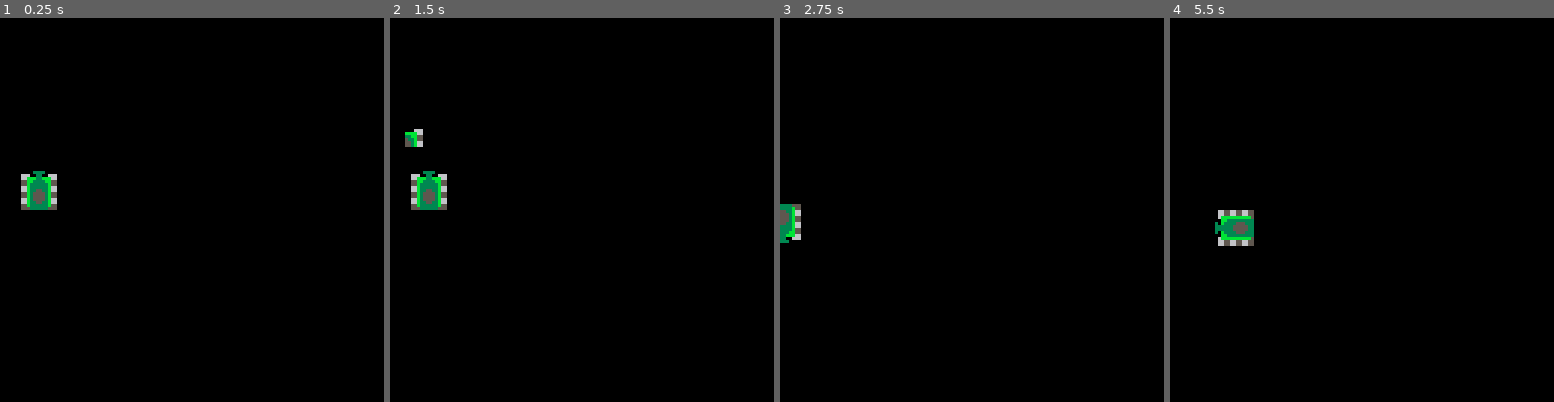
Above: before the commit, frames 1-4 (left to right).
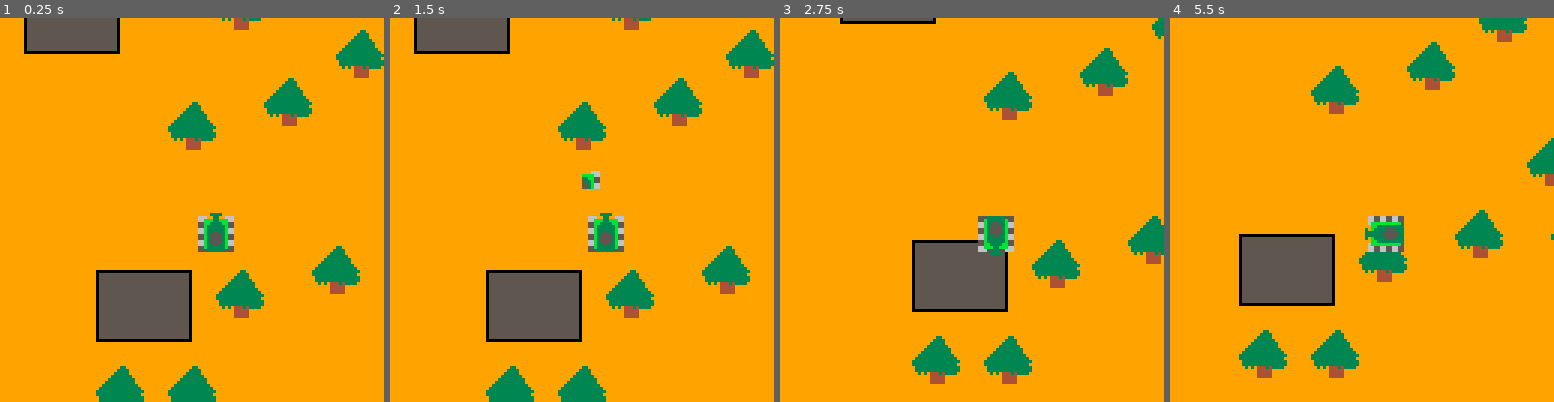
Above: after the commit, the same moments.

Repository: wire8/fly
Game: PICO-8 cartridge tank/tank.p8
Same seed, same stepped clock (60 frames per second), same inputs: the game is played once before the commit and once after it.
Inputs:
- Up to frame 1 (0.25 s): no input
- Up to frame 2 (1.5 s): tap O (Z key) at 0.33, 0.7, 1.43 s; tap X (X key) at 1.07 s
- Up to frame 3 (2.75 s): hold Left 1.97-2.37 s; tap X (X key) at 2.07, 2.4, 2.73 s; tap O (Z key) at 2.22 s; hold Down from 2.42 s (still down)
- Up to frame 4 (5.5 s): release Down at 2.82 s; hold Right 2.87-3.53 s; tap X (X key) every 0.33 s from 3.07 to 5.4 s; tap O (Z key) at 3.1, 3.98, 4.87 s; hold Up 3.58-4.08 s; hold Right 4.13-4.53 s; hold Down 4.58-5.08 s; hold Left from 5.13 s (still down)

The runs differ from the first frame. In frame 1, 99% of the frame differs, in the area x 0-100%, y 0-100%; in frame 2, 99%; in frame 3, 99%; in frame 4, 99%.

Commit message:
Fix: Bullets animation

Diff:
--- a/tank/tank.p8
+++ b/tank/tank.p8
@@ -19,15 +19,21 @@
 
 function _draw()
   cls()
+  camera(player.x-64, player.y-64)
+  draw_level()
   draw_player()
   draw_bullet()
+end
+
+function draw_level()
+ map(0, 0, 48, 28, 100,100)
 end
 
 function make_player()
   player={}
   player.cannon={}
-  player.x=5
-  player.y=50
+  player.x=128
+  player.y=128
   player.direction=top
   player.sprite=0
   player.alive=true
@@ -84,8 +90,8 @@
 end
 
 function move_bullet()
-  if (bullet.x > 128 or bullet.x < 0 or
-      bullet.y > 128 or bullet.y <0) then
+  if (bullet.x > (128 + player.x) or bullet.x < 0 or
+      bullet.y > (128 + player.y) or bullet.y <0) then
     bullet.alive = false
   end
 
